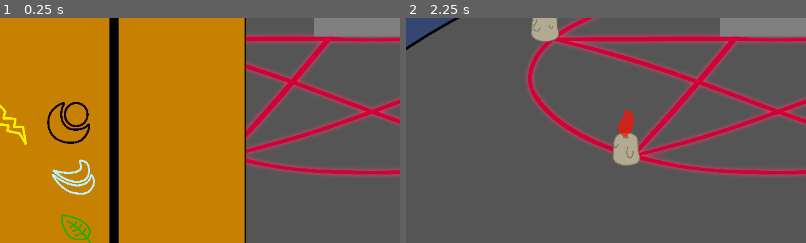
Above: before the commit, frames 1-2 (left to right).
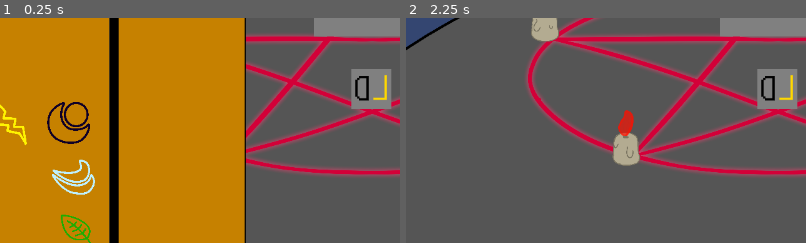
Above: after the commit, the same moments.

Repository: DigiDuncan/DPNJam1
Game: Godot game, scene res://main.tscn
Two runs of this game, one before a commit and one after it. Both use one fixed random seed, a clock stepped at 60 frames per second and the inputs below.
Inputs:
- Up to frame 1 (0.25 s): no input
- Up to frame 2 (2.25 s): click "Book" at 0.5 s; click "Book" at 1.25 s; click "Book" at 2 s
The pictures show only the part of the screen within x 4-54%, y 46-96%; the shares and areas given below are measured in that part.

The runs differ from the first frame. In frame 1, 1.8% of the frame differs, in the area x 87-98%, y 22-41%; in frame 2, 1.8%.

Commit message:
animations

Diff:
--- a/main.tscn
+++ b/main.tscn
@@ -41,6 +41,69 @@
 shader = ExtResource("17_5nw4s")
 shader_parameter/blur_amount = 5.0
 
+[sub_resource type="Animation" id="Animation_en8te"]
+resource_name = "AllyGrow"
+length = 2.0
+step = 0.2
+tracks/0/type = "value"
+tracks/0/imported = false
+tracks/0/enabled = false
+tracks/0/path = NodePath("Monsters/AllyMonster:texture")
+tracks/0/interp = 1
+tracks/0/loop_wrap = true
+tracks/0/keys = {
+"times": PackedFloat32Array(0),
+"transitions": PackedFloat32Array(1),
+"update": 1,
+"values": [ExtResource("13_ot1gd")]
+}
+tracks/1/type = "value"
+tracks/1/imported = false
+tracks/1/enabled = true
+tracks/1/path = NodePath("Monsters/AllyMonster:scale")
+tracks/1/interp = 1
+tracks/1/loop_wrap = true
+tracks/1/keys = {
+"times": PackedFloat32Array(-0.01, 1.94),
+"transitions": PackedFloat32Array(0.267944, 5.46416),
+"update": 0,
+"values": [Vector2(-0.421987, 0.441674), Vector2(-5, 5)]
+}
+
+[sub_resource type="Animation" id="Animation_r7o1m"]
+resource_name = "AllyCharge"
+length = 3.0
+tracks/0/type = "value"
+tracks/0/imported = false
+tracks/0/enabled = true
+tracks/0/path = NodePath("Monsters/AllyMonster:position")
+tracks/0/interp = 1
+tracks/0/loop_wrap = true
+tracks/0/keys = {
+"times": PackedFloat32Array(0.02, 0.48, 1.5, 2.98),
+"transitions": PackedFloat32Array(0.420448, 0.0412346, 0.183011, 3.86375),
+"update": 0,
+"values": [Vector2(639, 648), Vector2(639, 748), Vector2(639, 748), Vector2(639, 448)]
+}
+tracks/1/type = "value"
+tracks/1/imported = false
+tracks/1/enabled = true
+tracks/1/path = NodePath("Monsters/AllyMonster:scale")
+tracks/1/interp = 1
+tracks/1/loop_wrap = true
+tracks/1/keys = {
+"times": PackedFloat32Array(0, 1.5, 2.46),
+"transitions": PackedFloat32Array(1, 1, 10.5561),
+"update": 0,
+"values": [Vector2(-5, 5), Vector2(-5, 5), Vector2(-1, 1)]
+}
+
+[sub_resource type="AnimationLibrary" id="AnimationLibrary_x18r6"]
+_data = {
+"AllyCharge": SubResource("Animation_r7o1m"),
+"AllyGrow": SubResource("Animation_en8te")
+}
+
 [node name="Everything" type="Node2D"]
 
 [node name="GameManager" type="Node" parent="."]
@@ -388,18 +451,28 @@
 texture = ExtResource("13_ot1gd")
 hframes = 10
 vframes = 10
+frame = 54
 script = ExtResource("14_x2cdo")
+primary_type = 5
+secondary_type = 4
 
 [node name="AllyMonster" type="Sprite2D" parent="Monsters"]
-visible = false
 texture_filter = 1
 material = SubResource("ShaderMaterial_y4ps2")
-position = Vector2(650, 568)
-scale = Vector2(-4.415, 4.415)
+position = Vector2(639, 448)
+scale = Vector2(-1, 1)
 texture = ExtResource("13_ot1gd")
 hframes = 10
 vframes = 10
+frame = 25
 script = ExtResource("14_x2cdo")
+primary_type = 2
+secondary_type = 5
+
+[node name="AnimationPlayer" type="AnimationPlayer" parent="."]
+libraries = {
+"": SubResource("AnimationLibrary_x18r6")
+}
 
 [node name="Popups" type="Node2D" parent="."]
 
Not shown: 1 places in main.tscn that only renumber resources
